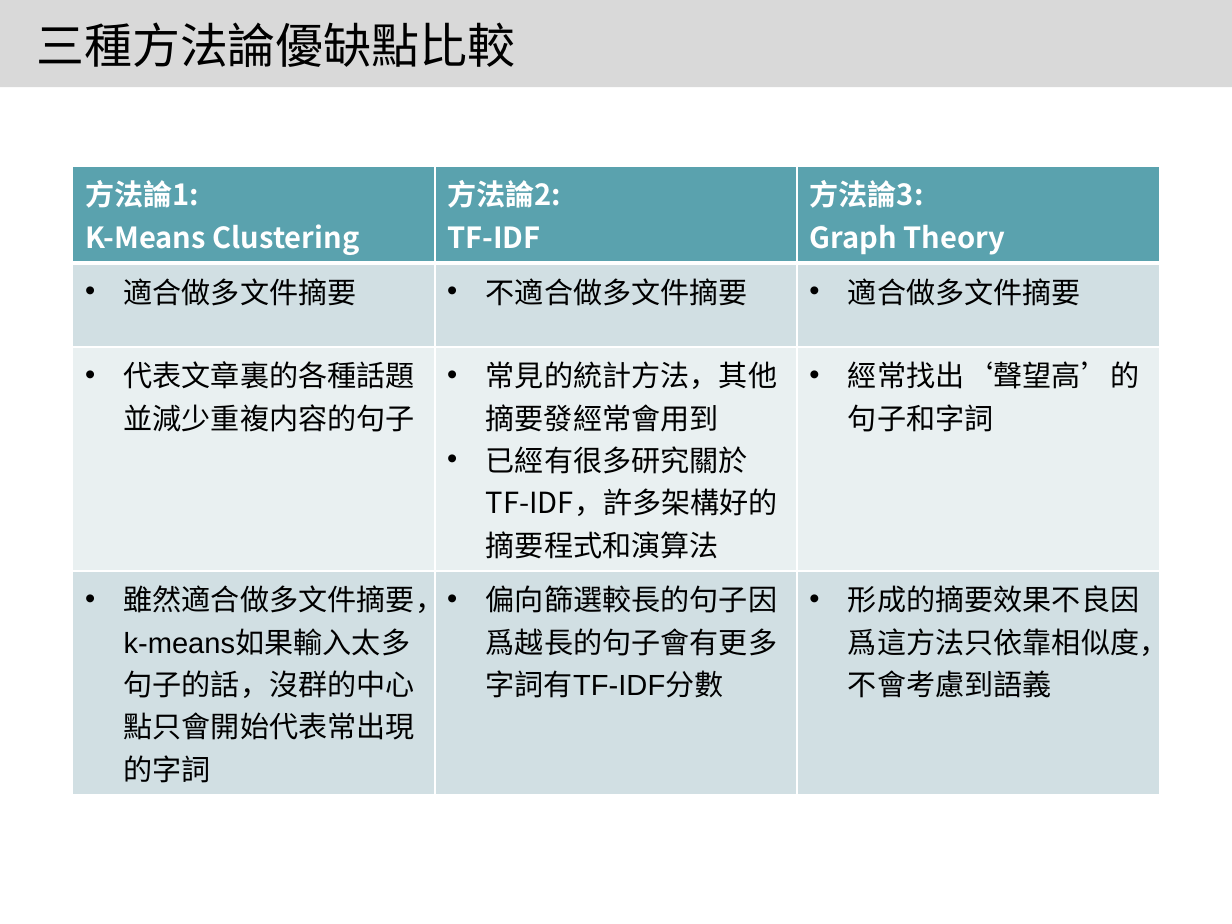
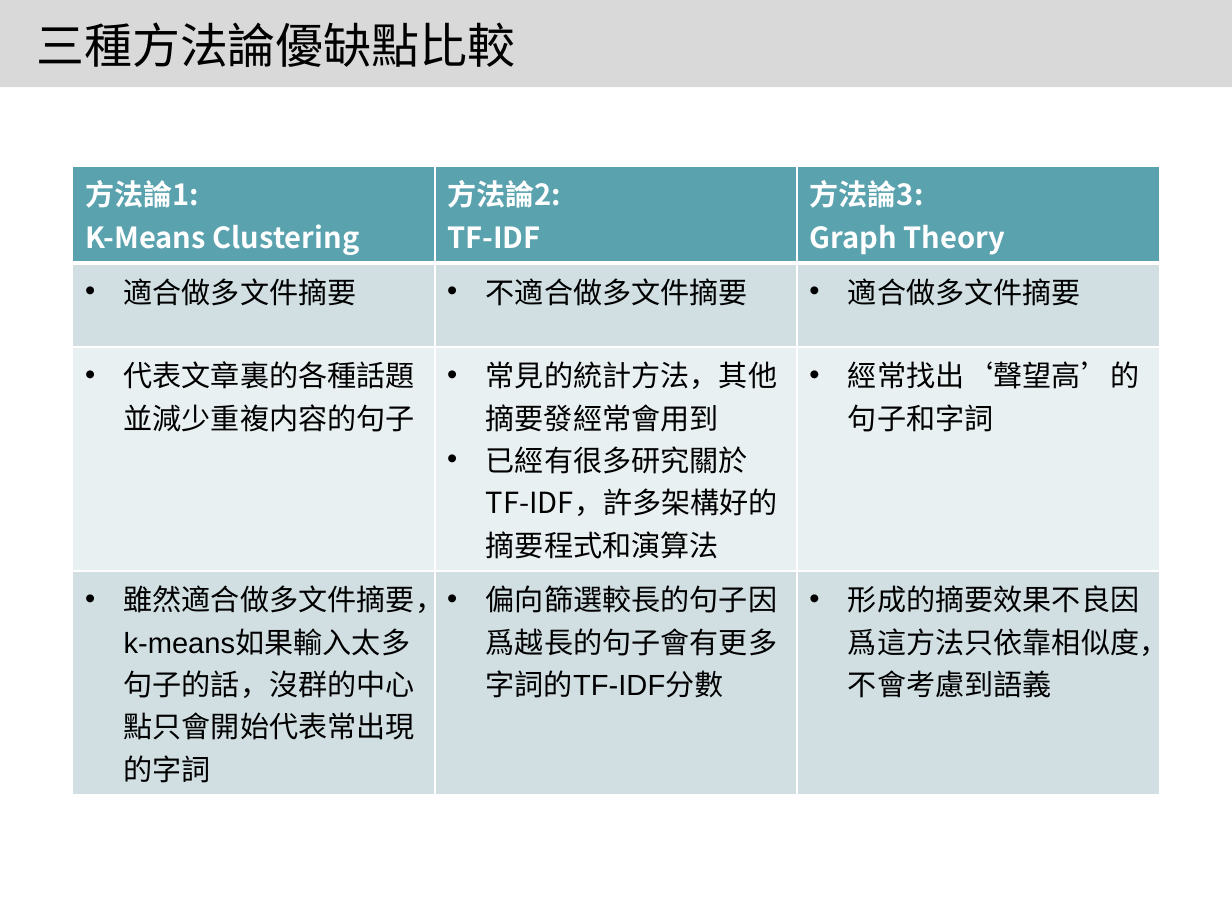
Before and after one commit to 1napcompsci/Automatic-Text-Summarization, a slide deck: slide 17 of Summarization with Yahoo - SETN/實習專案報告 Template (Revised).pptx. Drawn at 1232x924 pixels with LibreOffice and Linux fonts; fonts in the diff are those of the drawing. Boxes give left, top, right and bottom in pixels: in the first picture for what was removed or moved away, otherwise in the second. Text is boxed around its words. In the diff, an @@ line names an element or a change of style, - is before the commit and + after.

```diff
--- a/Summarization with Yahoo - SETN/實習專案報告 Template (Revised).pptx
+++ b/Summarization with Yahoo - SETN/實習專案報告 Template (Revised).pptx
@@ table at <box>73,166,1159,787</box> @@
-row 4, column 2: 偏向篩選較長的句子因爲越長的句子會有更多字詞有TF-IDF分數
+row 4, column 2: 偏向篩選較長的句子因爲越長的句子會有更多字詞的TF-IDF分數
```
Also in this commit, not shown: 3 other slides changed.
